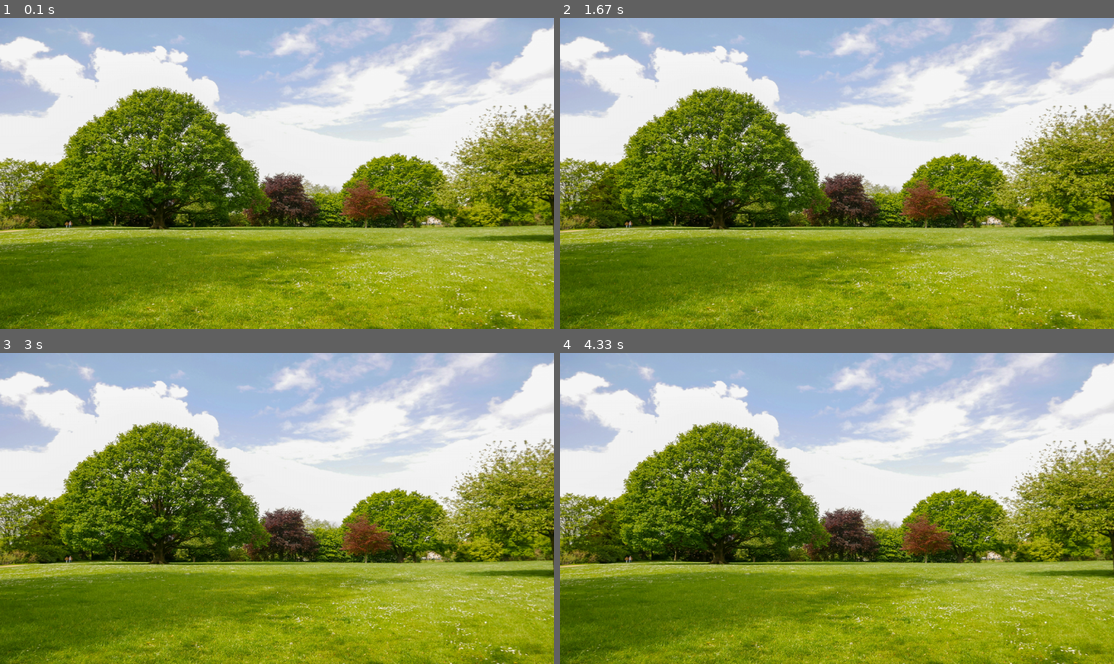
Above: before the commit, frames 1-4 (two rows, left to right).
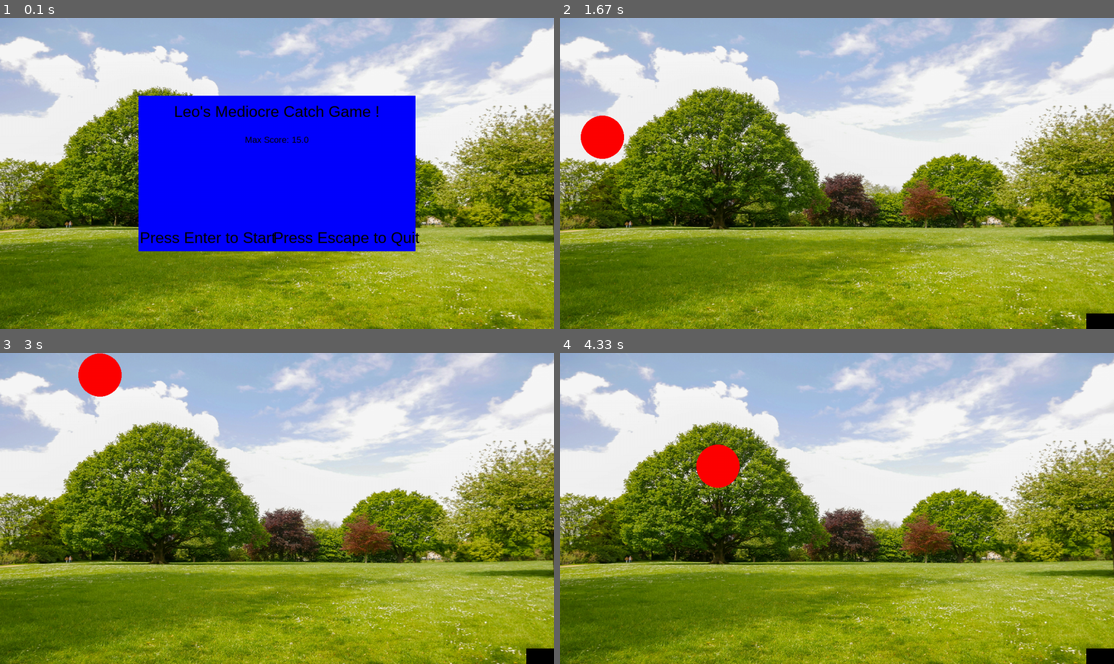
Above: after the commit, the same moments.

Repository: Leo-sailor/PyGameCatch
Game: pygame game, started from main.py
Two runs of this game, one before a commit and one after it. Both use one fixed random seed, a clock stepped at 60 frames per second and the inputs below.
Inputs (mouse positions are in pixels of both pictures, inside the frame that each line leads up to):
- Up to frame 1 (0.1 s): no input
- Up to frame 2 (1.67 s): tap Enter at 0.33 s; tap Space at 0.67 s
- Up to frame 3 (3 s): no input
- Up to frame 4 (4.33 s): press the mouse at (1030, 589) at 3.77 s; move the mouse to (825, 514) at 3.87 s; move the mouse to (626, 440) at 3.97 s; release the mouse at (626, 440) at 4 s

The runs differ from the first frame. In frame 1, 25% of the frame differs, in the area x 25-76%, y 24-76%; in frame 2, 1.1%; in frame 3, 1.1%; in frame 4, 1.1%.

Commit message:
Basic game

Diff:
--- a/baseClasses.py
+++ b/baseClasses.py
@@ -1,4 +1,5 @@
 import math
+from typing import TypeVarTuple
 
 
 class Vector2:
@@ -8,6 +9,8 @@
     def __add__(self, other):
         if isinstance(other, Vector2):
             return Vector2(self.x + other.x, self.y + other.y)
+        if isinstance(other, tuple):
+            return Vector2(self.x + other[0], self.y + other[1])
     def __abs__(self):
         return (self.x ** 2 + self.y ** 2) ** 0.5
     def __sub__(self, other):
@@ -36,15 +39,32 @@
         if magnitude > 0:
             return self / magnitude
     def direction(self):
-        rad = math.atan(self.x/self.y)
-        deg = rad*180/math.pi
-        return deg
+        if self.y == 0 and self.x == 0:
+            return 0
+        angle_rad = math.atan2(self.y, self.x)
+        angle_deg = math.degrees(angle_rad)
+        return (90 - angle_deg) % 360
+    def tup(self):
+        return (self.x,self.y)
 def dir_to_vector2(direction: float, magnitude: float) -> Vector2:
     # compass direction
     direction /= 180/math.pi
     if magnitude < 0:
         direction -=math.pi
-        magnitude*=-1#
+        magnitude*=-1
     x = math.sin(direction) * magnitude
     y = math.cos(direction) * magnitude
+    if abs(x)< 10**-8:
+        x = 0
+    if abs(y)< 10**-8:
+        y = 0
     return Vector2(x,y)
+if __name__ == '__main__':
+    vectors = [Vector2(0,0),Vector2(0,1),Vector2(1,1),Vector2(1,0),Vector2(0,-1),Vector2(-1,-1),Vector2(-1,0)]
+    expected = [0,0,45,90,180,225,270]
+    for i in range(0,len(vectors)):
+        print("Vector: "+ str(vectors[i]) + " expected: "+ str(expected[i])+ " got: "+ str(vectors[i].direction()))
+    vectors = [(0,1),(0,0),(90,1),(180,1),(270,1),(360,1),(-90,1),(-270,1)]
+    expected = [(0,1),(0,0),(1,0),(0,-1),(-1,0),(0,1),(-1,0),(1,0)]
+    for i in range(0, len(vectors)):
+        print("Dir,Mag : " + str(vectors[i]) + " expected: " + str(expected[i]) + " got: " + str(dir_to_vector2(*vectors[i])))
--- /dev/null
+++ b/basket.py
@@ -0,0 +1,36 @@
+import pygame as pg
+from pygame import SurfaceType
+
+from fallingObject import FallingObject
+class Basket():
+    def __init__(self, width: int, height: int, screen_width: int):
+        self.width = width
+        self.height = height
+        self.left_coord = (screen_width-width/2)
+        self.left_limit = 0
+        self.right_limit = screen_width - width
+    def __add__(self, other):
+        if isinstance(other,int):
+            self.left_coord += other
+            self.limit_space()
+    def __sub__(self, other):
+        if isinstance(other,int):
+            self.left_coord -= other
+            self.limit_space()
+    def render(self,screen: SurfaceType):
+        r = pg.rect.Rect(self.left_coord,screen.get_rect().height - self.height,self.width,self.height)
+        pg.draw.rect(screen, (0, 0, 0), r)
+    def update_screen(self,width):
+        self.right_limit = width - self.width
+    def limit_space(self):
+        if self.left_coord > self.right_limit:
+            self.left_coord = self.right_limit
+        elif self.left_coord < self.left_limit:
+            self.left_coord = self.left_limit
+    def is_caught(self, item: FallingObject):
+        if item.position.y > 0.2:
+            return False
+        if self.left_coord <= item.position.x <= self.left_coord+ self.width:
+            return True
+        else:
+            return False
--- a/fallingObject.py
+++ b/fallingObject.py
@@ -1,9 +1,13 @@
 import math
+from typing import Tuple
+
+from pygame import SurfaceType
+
 from baseClasses import Vector2, dir_to_vector2
 import pygame as pg
 GRAVITY = 9.806
 DENSITY = 1.225 #kg m^-3
-PIXELS_PER_METER = 100
+PIXELS_PER_METER = 50
 
 class FallingObject(pg.sprite.Sprite):
     def __init__(self, initial_position:Vector2, initial_velocity:Vector2,largest_dimension:float = 10, drag_coef: float = 0, mass:float = 1,*extras):
@@ -18,16 +22,29 @@
         self.position = position
     def update(self,time: float) -> bool:
         acceleration = Vector2(0, -GRAVITY)
-        drag_force = (abs(self.velocity)**2) * self.drag_coef * 0.5 * DENSITY
-        acceleration += dir_to_vector2(-self.velocity.direction(), drag_force / self.mass)
         new_velocity =  acceleration * time
         self.position += (self.velocity+ new_velocity) * time * 0.5
         self.velocity += acceleration * time
         return self.position.y >= -self.large_dim
+    def check_landing(self,screen_width):
+        max_distance = (screen_width/PIXELS_PER_METER)+1
+        time_until_same_level = (self.velocity.y /9.8)
+        distance_until_same_level = time_until_same_level * self.velocity.x
+        return max_distance > distance_until_same_level
+    def render(self, screen):
+        return True
 
 class Ball(FallingObject):
-    def __init__(self, initial_position:Vector2, initial_velocity:Vector2, radius:float, mass:float):
+    def __init__(self, initial_position:Vector2, initial_velocity:Vector2, radius:float, mass:float, color: Tuple[int, int,int]):
         # radius in meters
         # mass > 0
         super().__init__(initial_position, initial_velocity,2*radius * PIXELS_PER_METER, math.pi * radius*radius * 0.5, mass)
         self.radius = radius
+        self.color = color
+    def render(self, screen: SurfaceType):
+        height = screen.get_rect().height
+        try:
+            pg.draw.circle(screen, self.color, (int(self.position.x*PIXELS_PER_METER), height - int(self.position.y*PIXELS_PER_METER)), int(self.radius*PIXELS_PER_METER))
+        except Exception:
+            breakpoint()
+        return True
--- a/main.py
+++ b/main.py
@@ -1,10 +1,16 @@
+from random import randrange
+
 import pygame as pg
+from pygame.gfxdraw import pixel
 from pygame.locals import *
-from fallingObject import Ball
+
+from baseClasses import Vector2
+from basket import Basket
+from fallingObject import Ball, PIXELS_PER_METER
 import os
 import time
 def load_image(file):
-    """loads an image and prepares it """
+    #loads an image and prepares it
     main_dir = os.path.split(os.path.abspath(__file__))[0]
     file = os.path.join(main_dir, "data", file)
     try:
@@ -12,8 +18,15 @@
     except:
         raise SystemExit(f'Could not load image "{file}" {pg.get_error()}')
     return surface.convert()
+pg.init()
 
-# 0 - main menu, 1 playing, 2 end screen
+def draw_score(score):
+    font = pg.font.SysFont("Arial", 36)
+    score_text = font.render(f"Score: {score}", True, (0,0,255))
+    screen.blit(score_text, (10, 10))
+
+
+# 0 - main menu, 1 playing, 2 end screen 4 quit, 5 - pause
 GAMESTATE = 0
 
 pg.init()
@@ -21,7 +34,7 @@
 fullscreen = False
 scale_factor = 80
 SCREENRECT = pg.Rect(0, 0,16*scale_factor, 9*scale_factor)
-winstyle = 0
+winstyle = RESIZABLE
 bestdepth = pg.display.mode_ok(SCREENRECT.size, winstyle, 32)
 screen = pg.display.set_mode(SCREENRECT.size, winstyle, bestdepth)
 pg.display.set_caption("Pygame Catch")
@@ -32,5 +45,95 @@
 background = pg.transform.scale(bgdtile, SCREENRECT.size)
 screen.blit(background, (0, 0))
 pg.display.flip()
-time.sleep(10)
+
+force_dt = False
+balls =[]
+last_time = time.time_ns()
+
+main_dir = os.path.split(os.path.abspath(__file__))[0]
+file = os.path.join(main_dir, "score.txt")
+with open(file,"r") as f:
+    max_score = float(f.readline())
+    for line in f:
+        if float(line) > max_score:
+            max_score = float(line)
+
+score = 0
+catcher = Basket(int(SCREENRECT.width/10),int(SCREENRECT.height/20), SCREENRECT.width)
+while GAMESTATE != 4:
+    for event in pg.event.get():
+        if event.type == pg.QUIT:
+            GAMESTATE = 4
+        if event.type == pg.VIDEORESIZE:
+            SCREENRECT = pg.Rect(0, 0, event.w, event.h)
+            background = pg.transform.scale(bgdtile, SCREENRECT.size)
+            catcher.update_screen(SCREENRECT.width)
+        if event.type == pg.KEYDOWN:
+            if event.key == pg.K_SPACE and GAMESTATE == 1:
+                ball = Ball(Vector2(0, 0), Vector2(randrange(3, 14), randrange(12, 25)), 1, 5, (255, 0, 0))
+                while not ball.check_landing(screen.get_rect().width):
+                    ball = Ball(Vector2(0, 0), Vector2(randrange(3, 14), randrange(12, 25)), 1, 5, (255, 0, 0))
+                balls.append(ball)
+                print("ball added")
+            if event.key == pg.K_RETURN:
+                if GAMESTATE in[0,3]:
+                    GAMESTATE = 1
+                    force_dt = True
+                    score = 0
+                    balls = []
+                if GAMESTATE == 5:
+                    GAMESTATE = 1
+                    force_dt = True
+            if event.key == pg.K_ESCAPE:
+                if GAMESTATE == 1:
+                    GAMESTATE = 5
+                if GAMESTATE in [3,0]:
+                    GAMESTATE =  4
+            if event.key == pg.K_LEFT and GAMESTATE == 1:
+                catcher -= d_t * PIXELS_PER_METER * 10
+            if event.key == pg.K_RIGHT and GAMESTATE == 1:
+                catcher += d_t * PIXELS_PER_METER * 10
+
+    screen.fill((255,255,255))
+    screen.blit(background, (0, 0))
+    if GAMESTATE == 1:
+        d_t = (time.time_ns() - last_time) * 10 **-9
+        if force_dt:
+            d_t = 0.01
+            force_dt = False
+        last_time = time.time_ns()
+        to_remove = []
+        for i,ball in enumerate(balls):
+            ball.render(screen)
+            if catcher.is_caught(ball):
+                score += 1
+            if not ball.update(d_t):
+                to_remove.append(i)
+        for i in reversed(to_remove):
+            balls.pop(i)
+        catcher.render(screen)
+    elif GAMESTATE == 0:
+        center = Vector2(screen.get_rect().width/2,screen.get_rect().height/2)
+        r = pg.rect.Rect(*(center/2).tup(),*center.tup())
+        pg.draw.rect(screen,(0,0,255),r)
+        font = pg.font.SysFont("Arial", 36)
+        text = font.render("Leo's Mediocre Catch Game !", True, (0, 0, 0))
+        text.get_rect()
+        screen.blit(text,(center+(-text.get_rect().width/2,-center.y/2.2)).tup())
+        font = pg.font.SysFont("Arial", 20)
+        text = font.render("Max Score: "+ str(max_score), True, (0, 0, 0))
+        text.get_rect()
+        screen.blit(text, (center + (-text.get_rect().width / 2, -center.y / 4)).tup())
+        font = pg.font.SysFont("Arial", 36)
+        text = font.render("Press Enter to Start", True, (0, 0, 0))
+        text.get_rect()
+        screen.blit(text, (center + (-text.get_rect().width / 2 - center.x/4, center.y / 2.8)).tup())
+        text = font.render("Press Escape to Quit", True, (0, 0, 0))
+        text.get_rect()
+        screen.blit(text, (center + (-text.get_rect().width / 2 + center.x / 4, center.y / 2.8)).tup())
+
+    pg.display.flip()
+
+
+
 pg.quit()
--- /dev/null
+++ b/score.txt
@@ -0,0 +1,3 @@
+5
+10
+15
